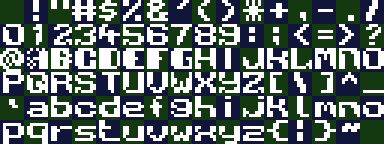
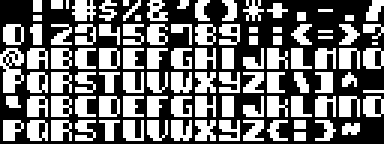
Layer changes from the first 384 × 144 image to the second:
painted on "Eingefügte Ebene" over [3, 0, 384, 144]
hid "8x8 checker grid" over [0, 0, 384, 144]
